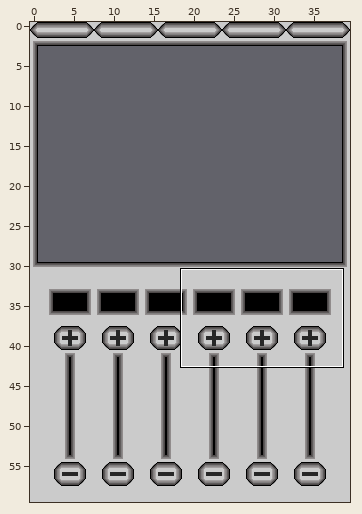
Tiled map: assets/bg2.tmx. Above: a wide view before the commit, with the close-up outlined.
Close-up. Before:
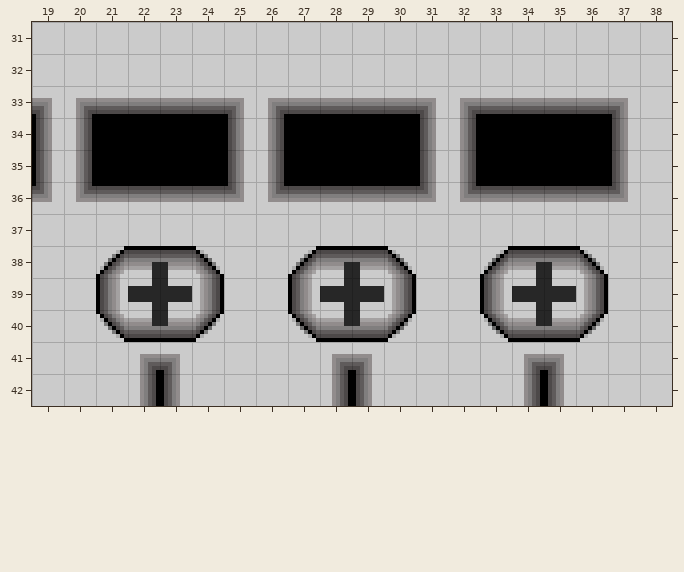
Cells are 8x8 px. Shown: x 19..38, y 31..42. The commit also changed other parts of the map, which this record leaves out.
After:
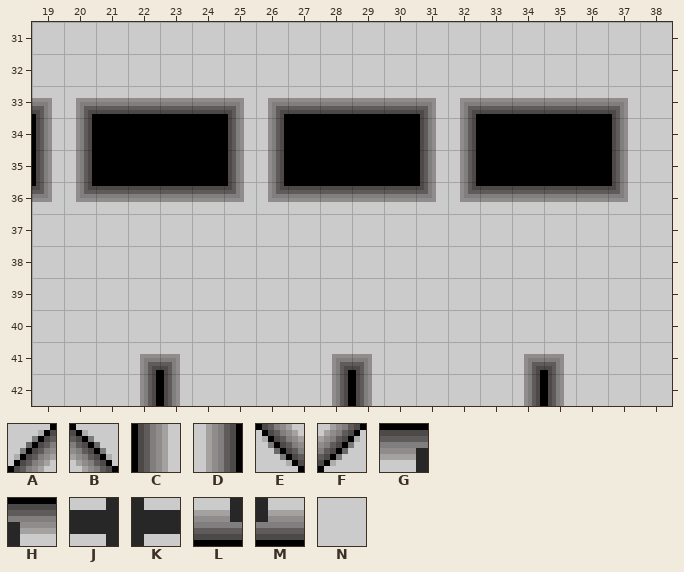
Key: from "minus": A 0, B 3, C 4, D 7, E 8, F 11; from "plus": G 1, H 2, J 5, K 6, L 9, M 10; from "ram": N 5.
_ is an empty cell, . an unchanged one.
Change:
--- layer "Tile Layer 1"
@@ x 21..36 @@
-38 AGHB..AGHB..AGHB
-39 CJKD..CJKD..CJKD
-40 ELMF..ELMF..ELMF
+38 NNNN..NNNN..NNNN
+39 NNNN..NNNN..NNNN
+40 NNNN..NNNN..NNNN
